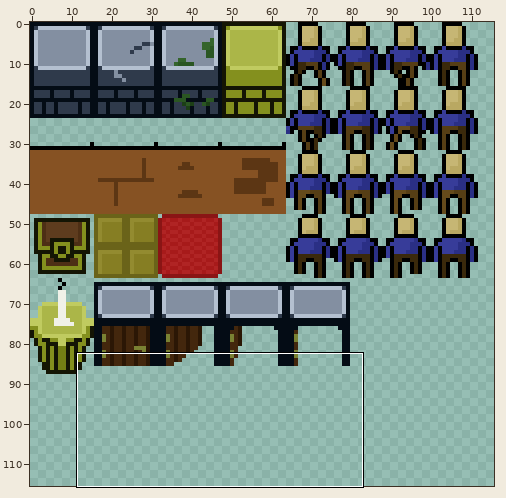
Two versions of one sprite sheet, _games/ancient-maze/TileSetForMaze.png. Above, an overview of the earlier version with the close-up marked.
Close-up. First the earlier version:
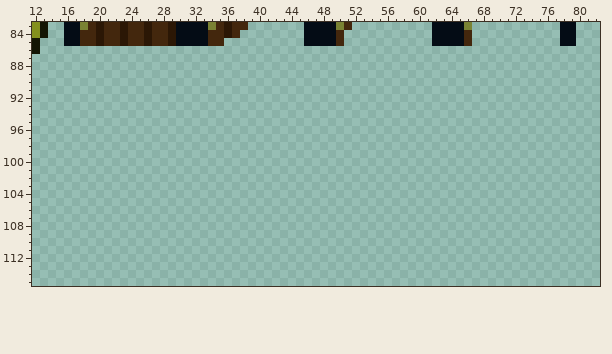
The file is 640x640 pixels, drawn in blocks of 5x5; one block is one cell here. Shown: x 12..82, y 83..115. The wide view leaves out empty margins.
The same view after the edit:
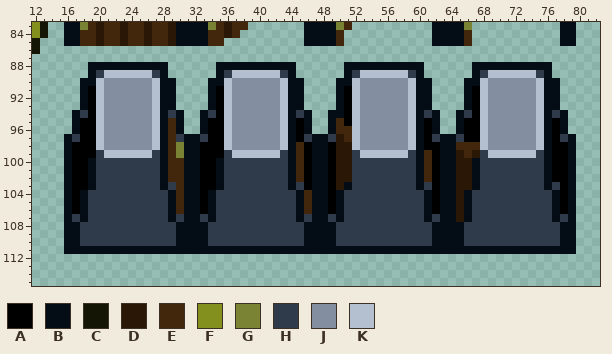
Palette (. is transparent): A #000000  B #040c15  C #141504  D #2b1705  E #43270d  F #84901e  G #7a8233  H #2f3a4b  J #838fa1  K #b4c0d0
What changed:
Colour A is added in rows 91 to 94 at x 19, 35, 51 and 67; in row 95 at x 18 to 19, 34 to 35, 45, 51, 61, 66 to 67 and 77; in rows 96 to 97 at x 18 to 19, 34 to 35, 45, 61, 66 to 67 and 77; in row 98 at x 17 to 19, 33 to 35, 46, 49, 61 to 62 and 77 to 78; in row 99 at x 17 to 19, 33 to 35, 46, 49, 62 and 77 to 78; in rows 100 to 102 at x 17 to 18, 33 to 34, 46, 49, 62 and 77 to 78.
Colour A is added in row 103 at x 17 to 18, 33 to 34, 46, 49, 62 and 78; in rows 104 to 106 at x 17, 33, 49, 62 and 78.
Colour B is added in row 88 at x 19 to 28, 35 to 44, 51 to 60 and 67 to 76; in row 89 at x 19, 28, 35, 44, 51, 60, 67 and 76; in row 90 at x 18 to 19, 28 to 29, 34 to 35, 44 to 45, 50 to 51, 60 to 61, 66 to 67 and 76 to 77; in rows 91 to 93 at x 18, 28 to 29, 34, 44 to 45, 50, 60 to 61, 66 and 76 to 77; in row 94 at x 17, 28, 30, 33, 44, 46, 49 to 50, 60, 62, 65, 76 and 78; in rows 95 to 96 at x 17, 28, 30, 33, 44, 46, 49, 60, 62, 65, 76 and 78.
Colour B is added in rows 97 to 99 at x 16, 28, 31 to 32, 44, 47 to 48, 60, 63 to 64, 76 and 79; in rows 100 to 102 at x 16, 19, 28, 31 to 32, 35, 44, 47 to 48, 60, 63 to 64, 67, 76 and 79; in row 103 at x 16, 19, 28, 31 to 32, 35, 44, 47 to 48, 51, 60, 63 to 64, 67, 76 and 79; in rows 104 to 107 at x 16, 18, 29, 31 to 32, 34, 45, 47 to 48, 50, 61, 63 to 64, 66, 77 and 79; in rows 108 to 110 at x 16 to 17, 30 to 33, 46 to 49, 62 to 65 and 78 to 79; in row 111 at x 16 to 79.
Colour D is added in row 97 at x 50; in row 98 at x 50 to 51; in row 99 at x 50 to 51, 65 and 67; in rows 100 to 102 at x 50 to 51 and 65 to 66; in row 103 at x 50 and 65 to 66; in rows 104 to 107 at x 65.
Colour E is added in row 95 at x 29 and 50; in row 96 at x 29 and 50 to 51; in row 97 at x 29 and 51; in row 98 at x 29, 45 and 65 to 67; in row 99 at x 29, 45, 61 and 66; in rows 100 to 102 at x 29 to 30, 45 and 61.
Colour E is added in row 103 at x 30; in rows 104 to 106 at x 30 and 46.
Colour G is added in rows 98 to 99 at x 30.
Colour H is added in row 89 at x 20, 27, 36, 43, 52, 59, 68 and 75; in row 94 at x 18, 29, 34, 45, 61, 66 and 77; in row 97 at x 17, 30, 33, 46, 49, 62, 65 and 78; in row 99 at x 20, 27, 36, 43, 52, 59, 68 and 75; in rows 100 to 102 at x 20 to 27, 36 to 43, 52 to 59 and 68 to 75; in row 103 at x 20 to 27, 29, 36 to 43, 45, 52 to 59, 61, 68 to 75 and 77.
Colour H is added in rows 104 to 106 at x 19 to 28, 35 to 44, 51 to 60 and 67 to 76; in row 107 at x 17, 19 to 28, 30, 33, 35 to 44, 46, 49, 51 to 60, 62, 67 to 76 and 78; in rows 108 to 110 at x 18 to 29, 34 to 45, 50 to 61 and 66 to 77.
Colour J is added in rows 90 to 98 at x 21 to 26, 37 to 42, 53 to 58 and 69 to 74.
Colour K is added in row 89 at x 21 to 26, 37 to 42, 53 to 58 and 69 to 74; in rows 90 to 98 at x 20, 27, 36, 43, 52, 59, 68 and 75; in row 99 at x 21 to 26, 37 to 42, 53 to 58 and 69 to 74.
